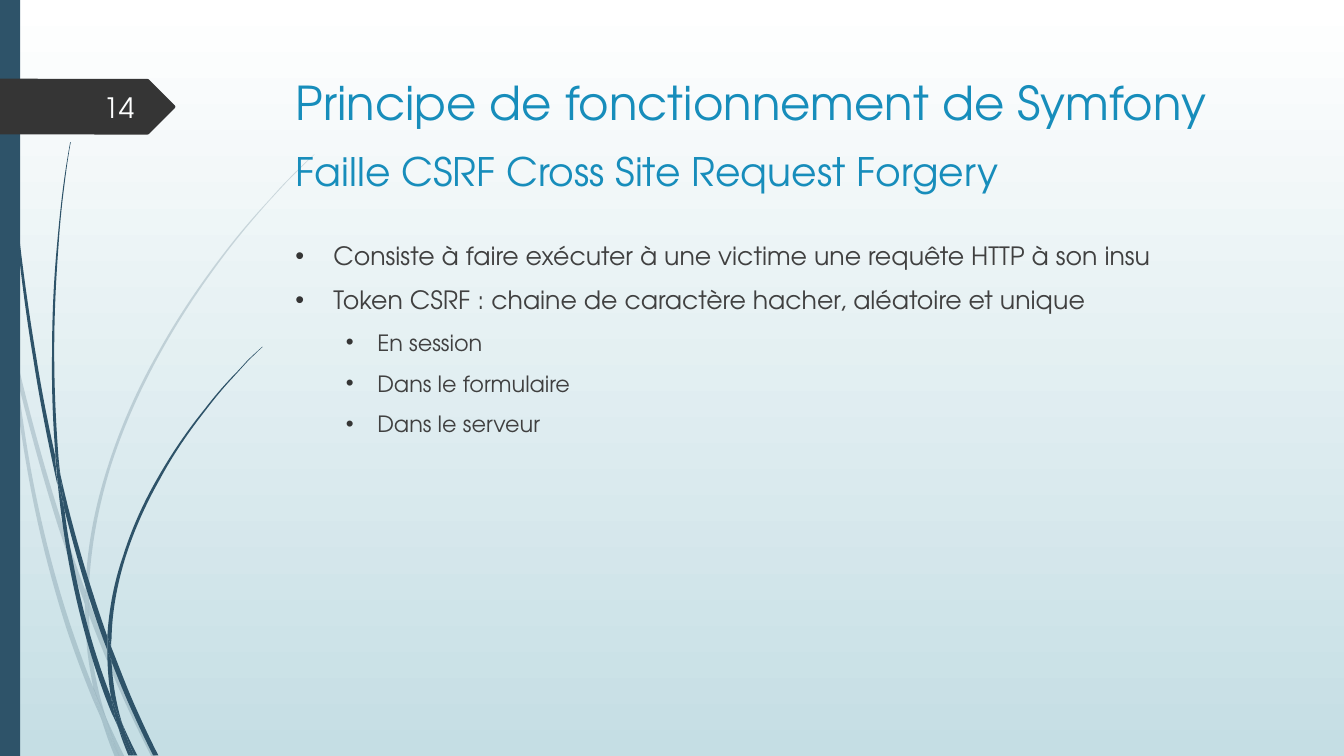
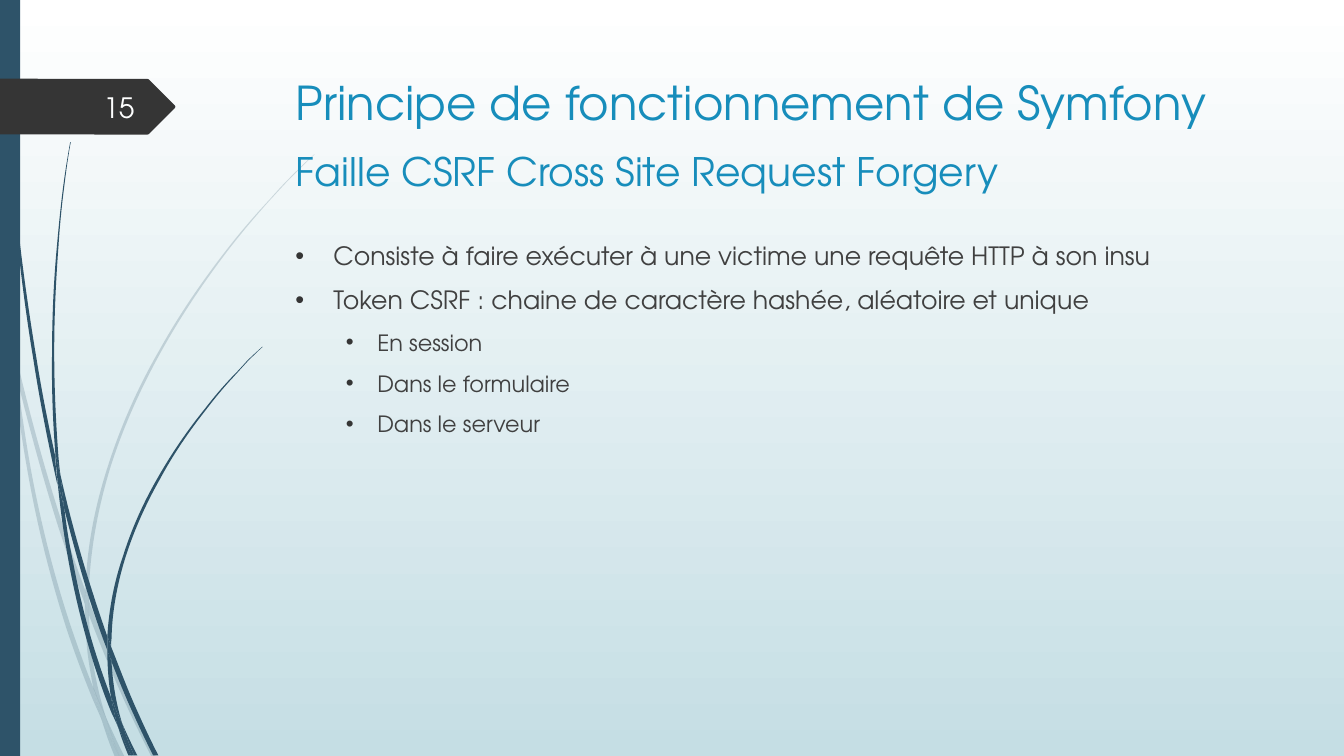
Before and after one commit to LisaF0/projet, a slide deck: slide 15 of aDoc/Projet boutique en ligne.pptx (slide 14 before the commit). Drawn at 1344x756 pixels with LibreOffice and Linux fonts; fonts in the diff are those of the drawing. Boxes give left, top, right and bottom in pixels: in the first picture for what was removed or moved away, otherwise in the second. Text is boxed around its words. In the diff, an @@ line names an element or a change of style, - is before the commit and + after.

```diff
--- a/aDoc/Projet boutique en ligne.pptx
+++ b/aDoc/Projet boutique en ligne.pptx
@@ page number at (103,97,134,119): text changed @@
-14
+15
@@ text at (333,290,1089,314): text changed @@
-• Token CSRF : chaine de caractère hacher, aléatoire et unique
+• Token CSRF : chaine de caractère hashée, aléatoire et unique
```
Also in this commit, not shown: 7 other slides changed, 2 slides added, 6 other files.
